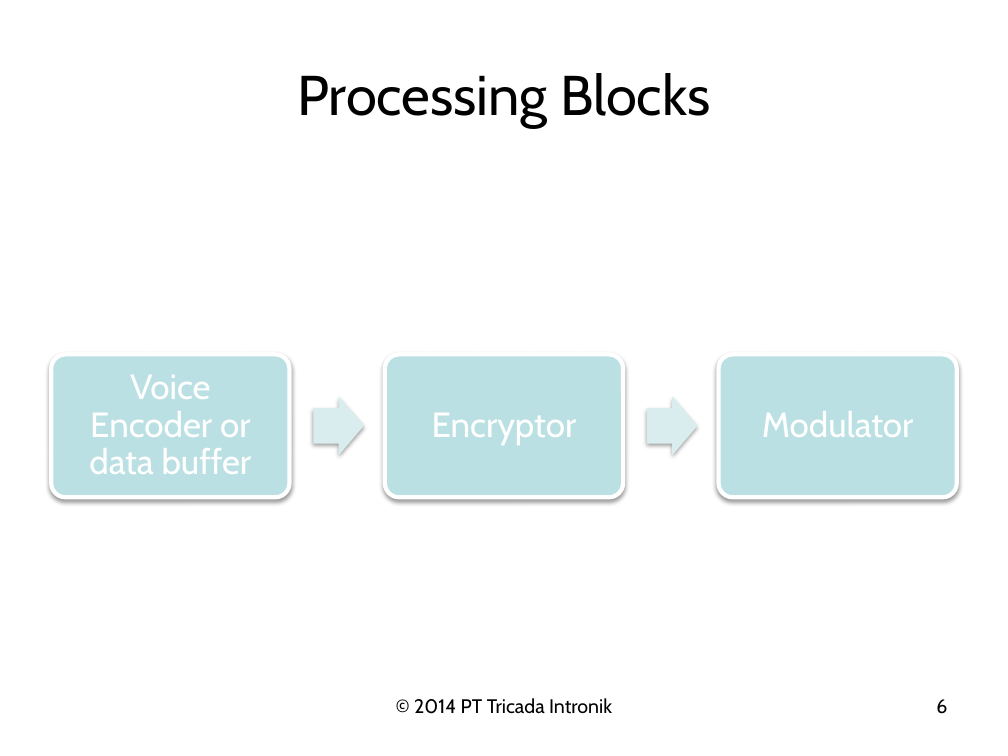
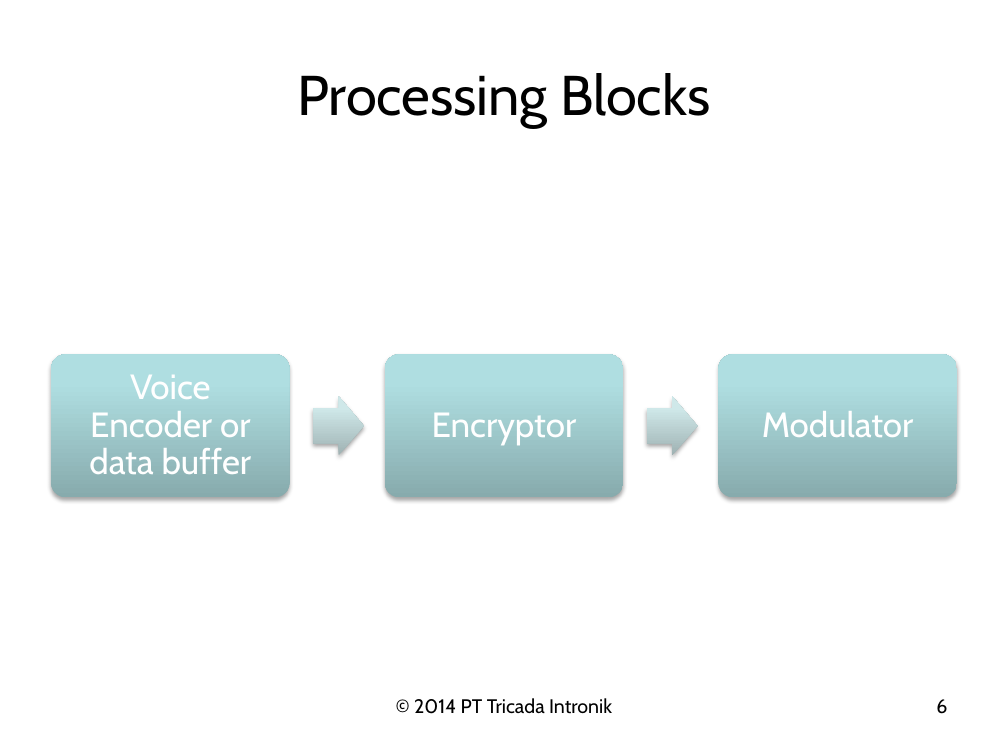
Before and after one commit to christiantigor/secure_modem, a slide deck: slide 6 of Workshop/Presentasi/Secure Modem Development Plan.pptx. Drawn at 1008x756 pixels with LibreOffice and Linux fonts; fonts in the diff are those of the drawing; background and template pictures are left out. Boxes give left, top, right and bottom in pixels: in the first picture for what was removed or moved away, otherwise in the second. Text is boxed around its words. In the diff, an @@ line names an element or a change of style, - is before the commit and + after.

```diff
--- a/Workshop/Presentasi/Secure Modem Development Plan.pptx
+++ b/Workshop/Presentasi/Secure Modem Development Plan.pptx
@@ fill #BBE0E3 to gradient #87ABAE to #AFDEE2 to #AFE0E4; outline #FFFFFF 3 pt to none; shadow changed in 3 elements at bbox=[385, 355, 623, 498], bbox=[719, 355, 957, 498], bbox=[51, 355, 289, 498] @@
@@ right arrow at bbox=[313, 396, 364, 456]: fill #DAEDEF to gradient #A0B3B4 to #D0E8EA to #D0EAEC; shadow changed @@
@@ right arrow at bbox=[647, 396, 698, 456]: fill #DAEDEF to gradient #A0B3B4 to #D0E8EA to #D0EAEC; shadow changed @@
```
Also in this commit, not shown: 4 other slides changed, 5 other files.
